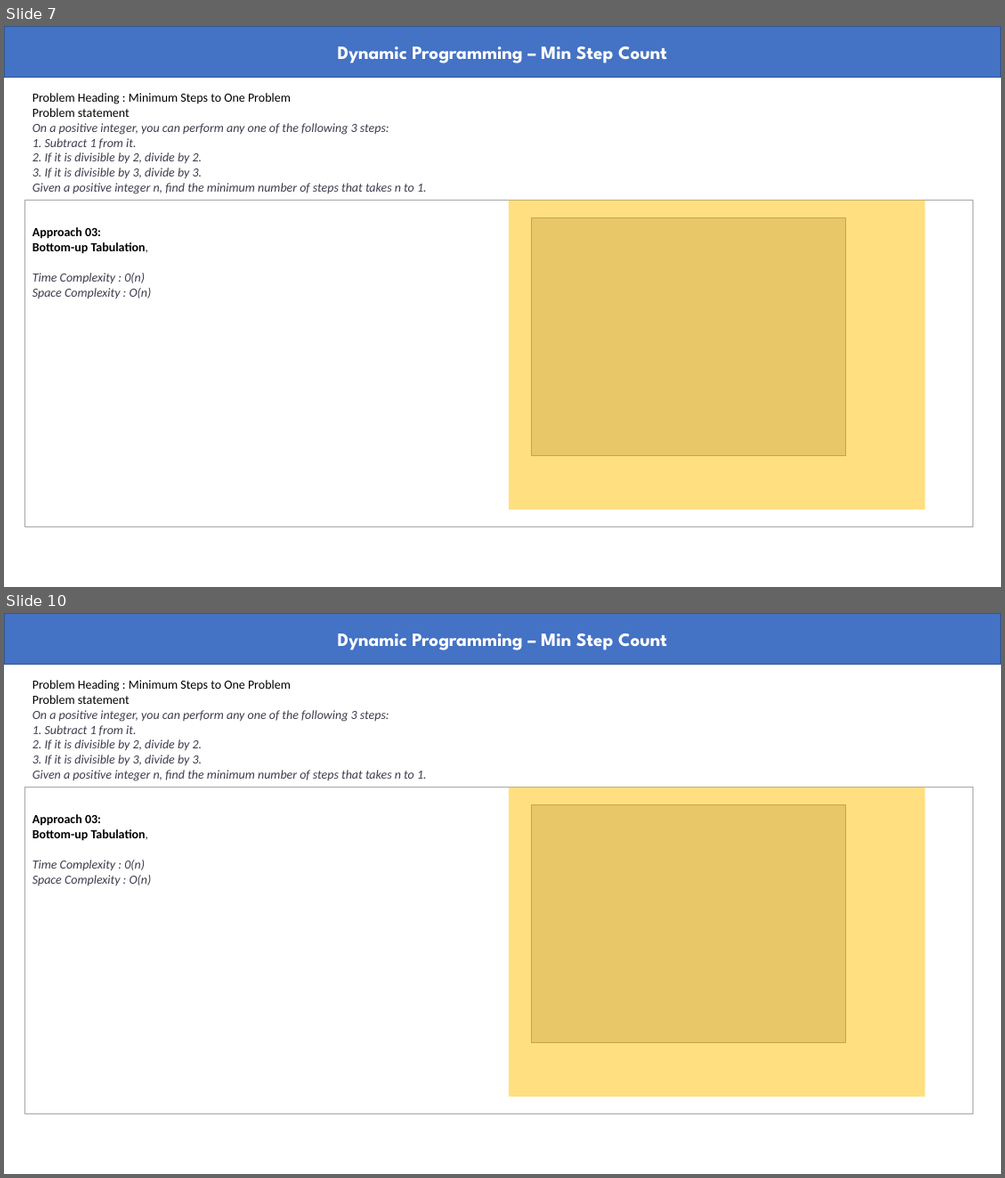
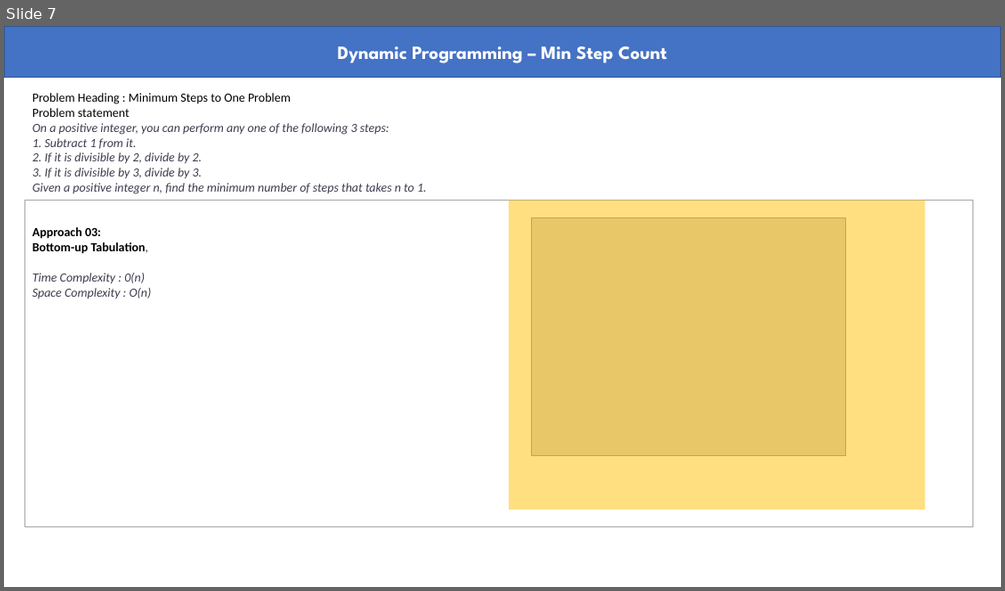
Before and after one commit to abmishra1234/4AM_Club_Coding, a slide deck: Dynamic_Programming/Dynamic Programming.pptx. Shown one above the other, each under a label of ours: slides 7 and 10 before the commit, slide 7 after it; the slides between them are not shown. The pictures are 1005x1178 and 1005x591 pixels, drawn with LibreOffice and Linux fonts; fonts in the diff are those of the drawing; grey boxes stand for pictures. Boxes give left, top, right and bottom in pixels: in the first picture for what was removed or moved away, otherwise in the second. Text is boxed around its words. In the diff, an @@ line names an element or a change of style, - is before the commit and + after.

```diff
--- a/Dynamic_Programming/Dynamic Programming.pptx
+++ b/Dynamic_Programming/Dynamic Programming.pptx
@@ slide 10 removed at (4, 613, 1001, 1174), background #FFFFFF @@
@@ rectangle removed at (4, 613, 1001, 664) @@
-Dynamic Programming – Min Step Count
@@ text removed at (32, 680, 427, 886) @@
-Problem Heading : Minimum Steps to One Problem
-Problem statement
-On a positive integer, you can perform any one of the following 3 steps:
-1. Subtract 1 from it.
-2. If it is divisible by 2, divide by 2.
-3. If it is divisible by 3, divide by 3.
-Given a positive integer n, find the minimum number of steps that takes n to 1.
-Approach 03:
-Bottom-up Tabulation,
-Time Complexity : 0(n)
-Space Complexity : O(n)
@@ rectangle removed at (25, 787, 973, 1114) @@
@@ rectangle removed at (509, 787, 925, 1097) @@
@@ picture removed at (532, 805, 846, 1042) @@
```
Also in this commit, not shown: 1 slide changed, 2 slides added, 1 other slide removed, 1 other file.
